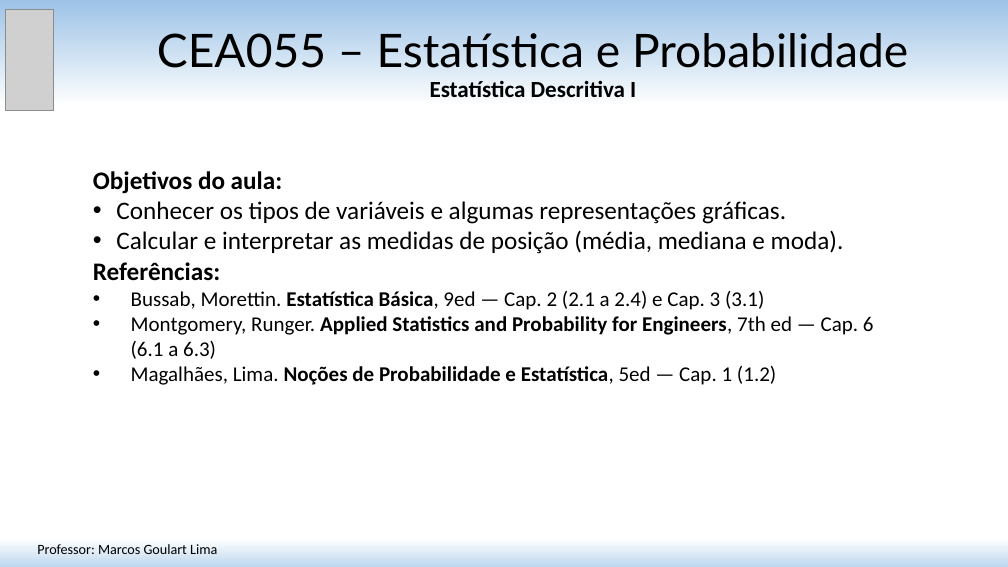
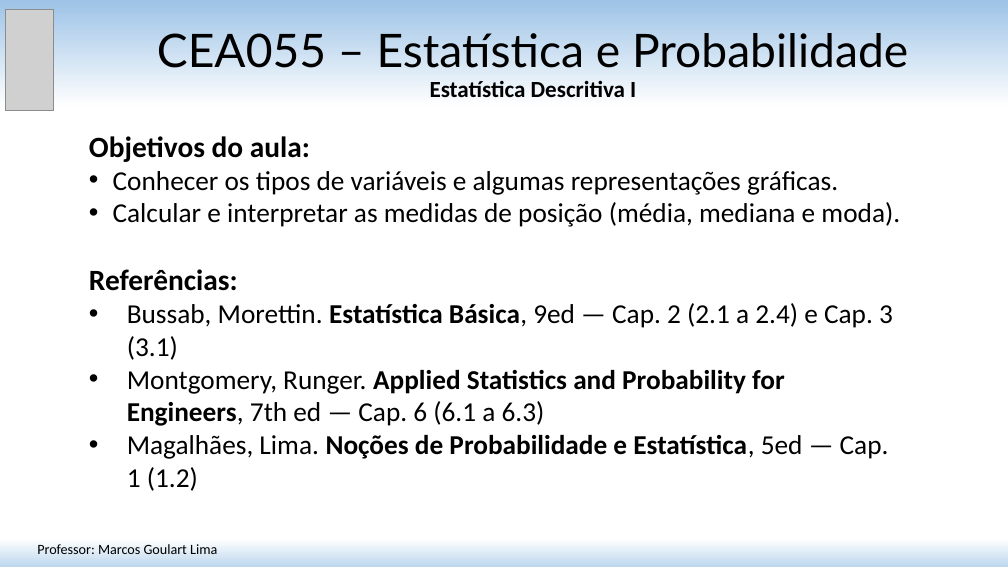
Before and after one commit to matmarcos/minhas-aulas, a slide deck: slide 1 of content/2026-2/cea055-estatistica-probabilidade/01-estatistica-descritiva-i/Aula_01_Estatistica_Descritiva_I.pptx. Drawn at 1008x567 pixels with LibreOffice and Linux fonts; fonts in the diff are those of the drawing; grey boxes stand for pictures. Boxes give left, top, right and bottom in pixels: in the first picture for what was removed or moved away, otherwise in the second. Text is boxed around its words. In the diff, an @@ line names an element or a change of style, - is before the commit and + after.

Commit message:
Atualiza slides da Aula 01 (CEA055) e adiciona script de sincronizacao
Novo scripts/atualizar_slides.py detecta, por data de modificacao,
slides revisados na pasta-fonte (fonte_slides em _disciplina.yaml) e
ainda nao publicados; reconverte para PDF via LibreOffice, copia para
content/ e reconstroi o site. Usado agora para publicar a revisao da
Aula 01.

```diff
--- a/content/2026-2/cea055-estatistica-probabilidade/01-estatistica-descritiva-i/Aula_01_Estatistica_Descritiva_I.pptx
+++ b/content/2026-2/cea055-estatistica-probabilidade/01-estatistica-descritiva-i/Aula_01_Estatistica_Descritiva_I.pptx
@@ text "Objetivos do aula:": place and size @@
-text "Objetivos do aula:" at [93, 171, 874, 385]
+text "Objetivos do aula:" at [89, 136, 900, 491]
@@ text "Objetivos do aula:" at [89, 136, 900, 491]: size 24 to 28 pt in "Objetivos do aula:", "Referências:"; size 24 to 26 pt in "Conhecer os tipos de variáveis e algumas ...", "Calcular e interpretar as medidas de posição ..."; size 20 to 26 pt in "Bussab, Morettin. Estatística Básica, 9ed — Cap. ...", "Montgomery, Runger. Applied Statistics and Probability for ...", "Magalhães, Lima. Noções de Probabilidade e Estatística, ..." @@
```
Also in this commit, not shown: 4 other slides changed, 5 other files.
